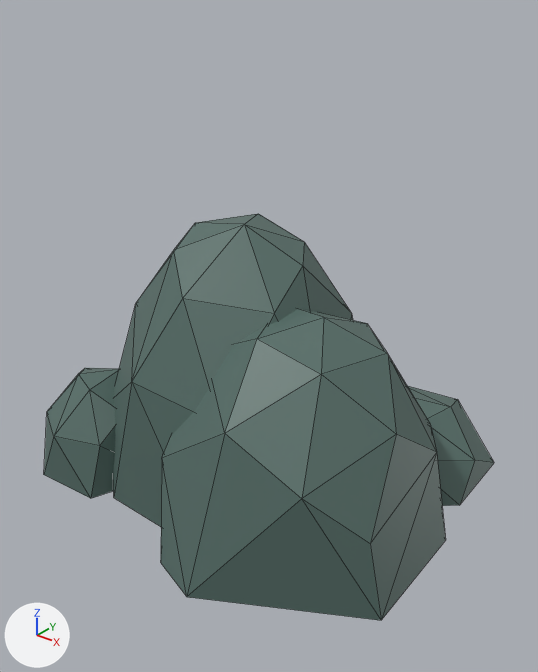
A saved change to the FBX model Source/Game/data/Assets/Art/3D/Environment/SM_EN_Rocks_Large_Lvl2.fbx.
Both versions are drawn from a 50 mm lens placed at (4.65, -6.27, 5.48), pointed at (-0.07, -0.37, 1.83). Arrows for +X, +Y and +Z are at lower left; the lights stay in place. The first picture is the older version. Mesh edges are drawn as thin lines. Where no turn or scale is listed for an object, it has been applied to the vertices.

Objects in the first picture: 'Large Rocks_Lvl2'.
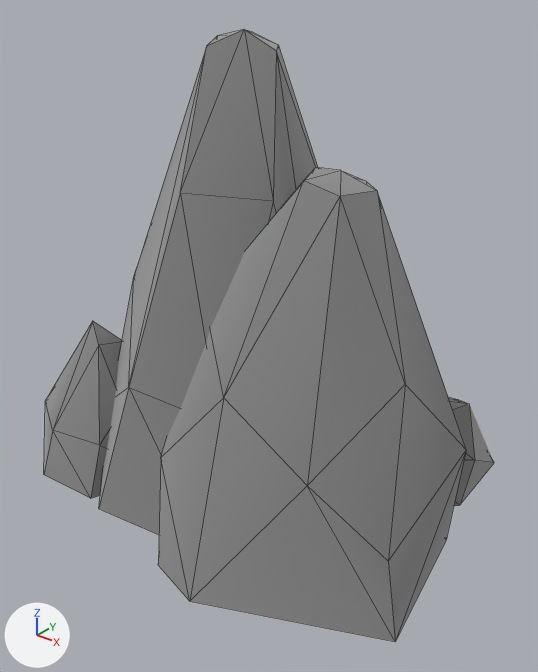
The newer file is also turned or shifted as a whole; pictures and numbers use the older file's frame.

What the commit changed:
Material 'M_Rocks' (mat_m_rocks) is new.
Its base color is (0.5, 0.5, 0.5) (grey #bcbcbc).
Its metallic is 1.0.
Its roughness is 1.0.
me_sphere_009 is used by ob_large_rocks_lvl2; location (0.0, 0.0, 0.0).
me_sphere_009 had 121 vertices, 182 faces and spanned x -2.84..2.24, y -2.5..2.46, z 0.0..3.19.
me_sphere_009 no longer uses material mat_t_coloratlast_lvl2 (picture img_t_coloratlas_lvl2_dds).
me_sphere_009 now has 121 vertices, 182 faces and spans x -2.84..2.47, y -2.53..2.46, z 0.0..5.04.
me_sphere_009 part 1: 46 of 121 vertices moved; they spanned x -2.48..2.24, y -2.5..1.07, z 0.0..3.19 and now span x -2.48..2.47, y -2.53..1.07, z 0.0..5.04; mean shift (0.08, -0.03, 0.71); largest move (-1.02, -0.12, 2.85) -> (-0.47, -0.48, 4.88).
me_sphere_009 part 2: texture (UV) coordinates of 182 of 182 faces, centred in x -2.76..2.17, y -2.28..2.38, z 0.04..3.11, changed; they spanned u 0.14..0.23, v 0.29..0.33 and now span u 0.01..0.96, v 0.01..0.96.
Other edits to the shape of me_sphere_009 do not show in these pictures.
me_sphere_009 gains material mat_m_rocks (grey #bcbcbc).

Changed parts and their boxes (x1, y1, x2, y2) in the pictures (538 x 672 px; the box of a moved part takes in the faces that stretch with it):
'Large Rocks_Lvl2', recoloured, reshaped, surface changed (51% taller)
    before: (44, 214, 494, 620)
    after: (44, 29, 494, 642)
part 1 of me_sphere_009, moved or reshaped
    before: (44, 214, 494, 620)
    after: (44, 29, 494, 642)
part 2 of me_sphere_009, surface changed
    before: (44, 214, 494, 620)
    after: (44, 29, 494, 642)
